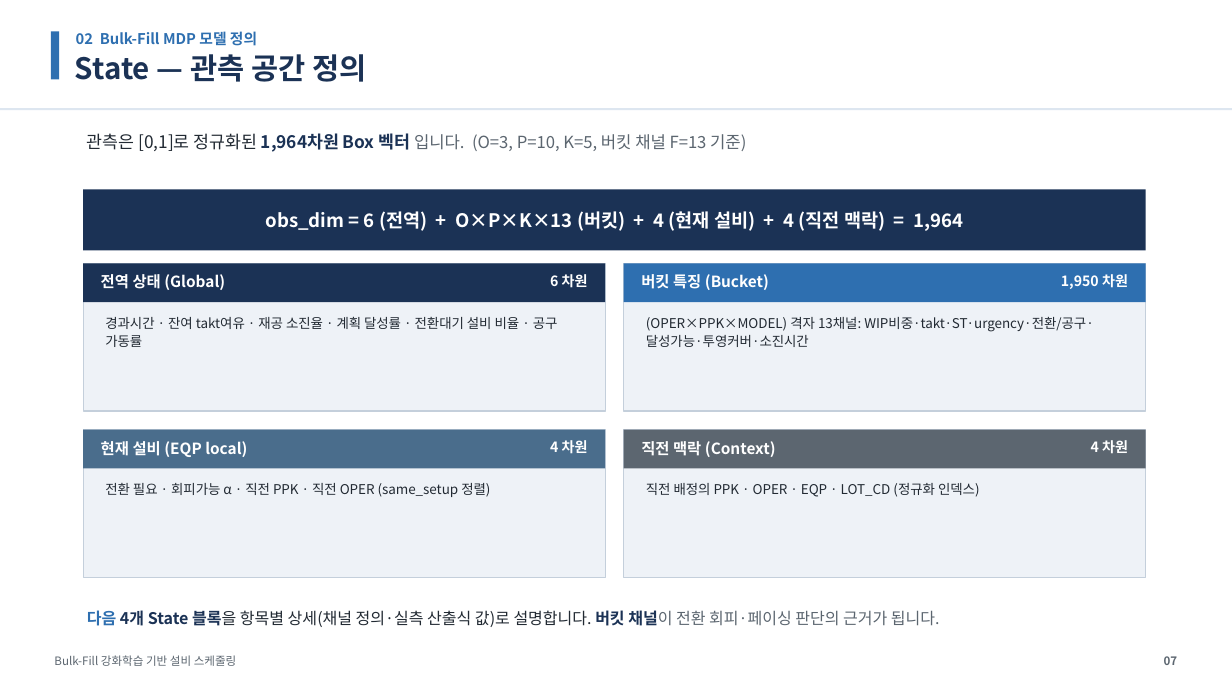
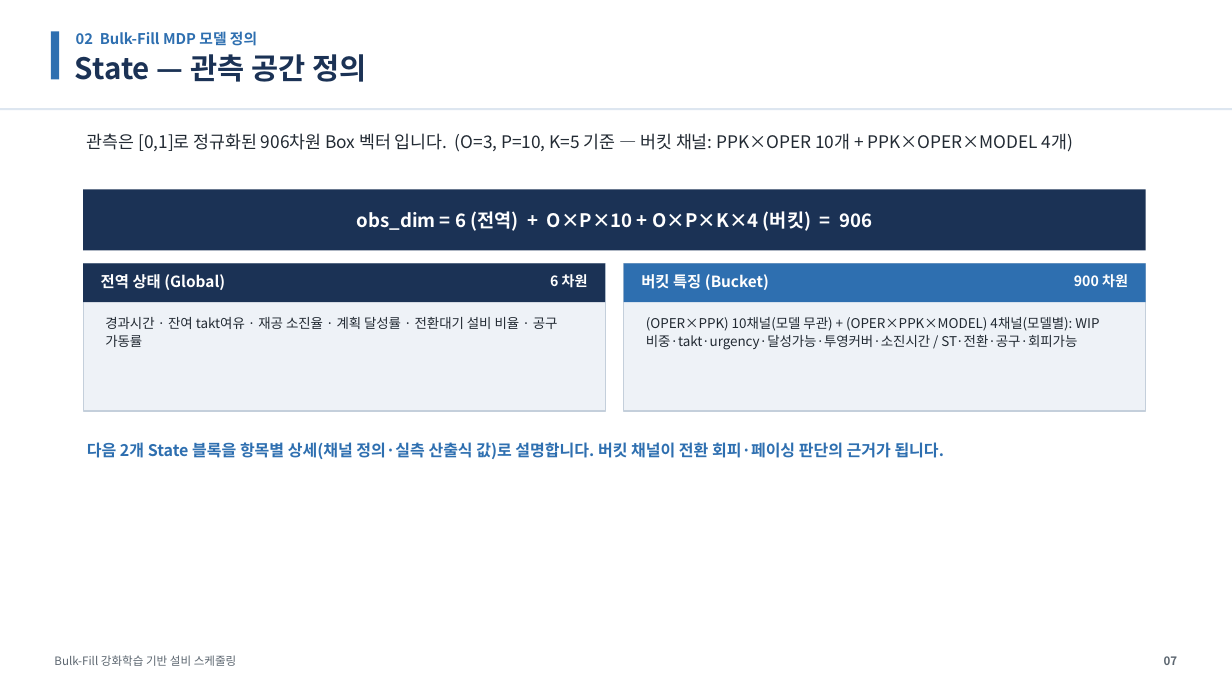
Before and after one commit to relighting123/pjt_scheduling, a slide deck: slide 7 of docs/스케줄링_발표자료.pptx. Drawn at 1232x693 pixels with LibreOffice and Linux fonts; fonts in the diff are those of the drawing. Boxes give left, top, right and bottom in pixels: in the first picture for what was removed or moved away, otherwise in the second. Text is boxed around its words. In the diff, an @@ line names an element or a change of style, - is before the commit and + after.

```diff
--- a/docs/스케줄링_발표자료.pptx
+++ b/docs/스케줄링_발표자료.pptx
@@ text at [87,133,1073,152]: text changed; size 13 to 13.5 pt; text colour #5C6670 to #222A33 @@
-관측은 [0,1]로 정규화된 1,964차원 Box 벡터 입니다. (O=3, P=10, K=5, 버킷 채널 F=13 기준)
+관측은 [0,1]로 정규화된 906차원 Box 벡터 입니다. (O=3, P=10, K=5 기준 — 버킷 채널: PPK×OPER 10개 + PPK×OPER×MODEL 4개)
@@ text at [357,211,872,231]: text changed @@
-obs_dim = 6 (전역) + O×P×K×13 (버킷) + 4 (현재 설비) + 4 (직전 맥락) = 1,964
+obs_dim = 6 (전역) + O×P×10 + O×P×K×4 (버킷) = 906
@@ text at [1074,274,1128,288]: text changed @@
-1,950 차원
+900 차원
@@ text at [646,317,1077,350]: text changed @@
-(OPER×PPK×MODEL) 격자 13채널: WIP비중·takt·ST·urgency·전환/공구·달성가능·투영커버·소진시간
+(OPER×PPK) 10채널(모델 무관) + (OPER×PPK×MODEL) 4채널(모델별): WIP비중·takt·urgency·달성가능·투영커버·소진시간 / ST·전환·공구·회피가능
@@ rectangle removed at [83,430,605,578] @@
@@ rectangle removed at [83,430,605,469] @@
@@ text at [87,440,944,461]: text changed; text colour #222A33 to #2E6FB0; bold on @@
-다음 4개 State 블록을 항목별 상세(채널 정의·실측 산출식 값)로 설명합니다. 버킷 채널이 전환 회피·페이싱 판단의 근거가 됩니다.
+다음 2개 State 블록을 항목별 상세(채널 정의·실측 산출식 값)로 설명합니다. 버킷 채널이 전환 회피·페이싱 판단의 근거가 됩니다.
@@ text removed at [101,441,247,457] @@
-현재 설비 (EQP local)
@@ text removed at [550,440,588,454] @@
-4 차원
@@ rectangle removed at [624,430,1146,578] @@
@@ rectangle removed at [624,430,1146,469] @@
@@ text removed at [641,441,776,457] @@
-직전 맥락 (Context)
@@ text removed at [1091,440,1128,453] @@
-4 차원
@@ text removed at [105,483,490,497] @@
-전환 필요 · 회피가능 α · 직전 PPK · 직전 OPER (same_setup 정렬)
@@ text removed at [646,483,980,497] @@
-직전 배정의 PPK · OPER · EQP · LOT_CD (정규화 인덱스)
```
Also in this commit, not shown: 40 other slides changed, 4 slides removed, 2 other files.
